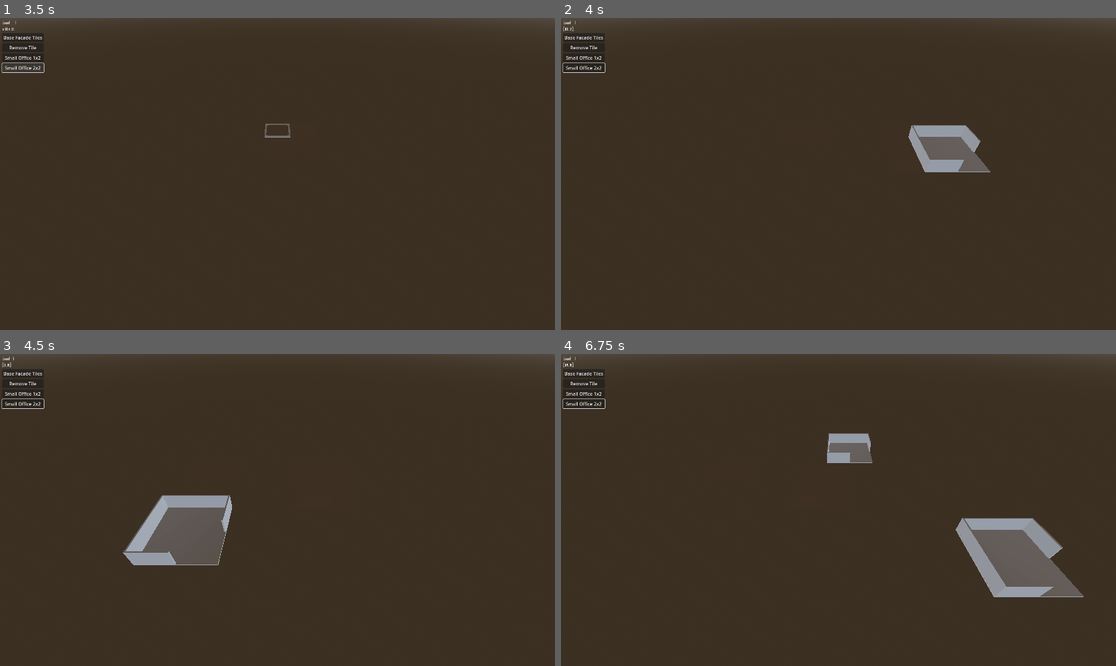
Above: before the commit, frames 1-4 (two rows, left to right).
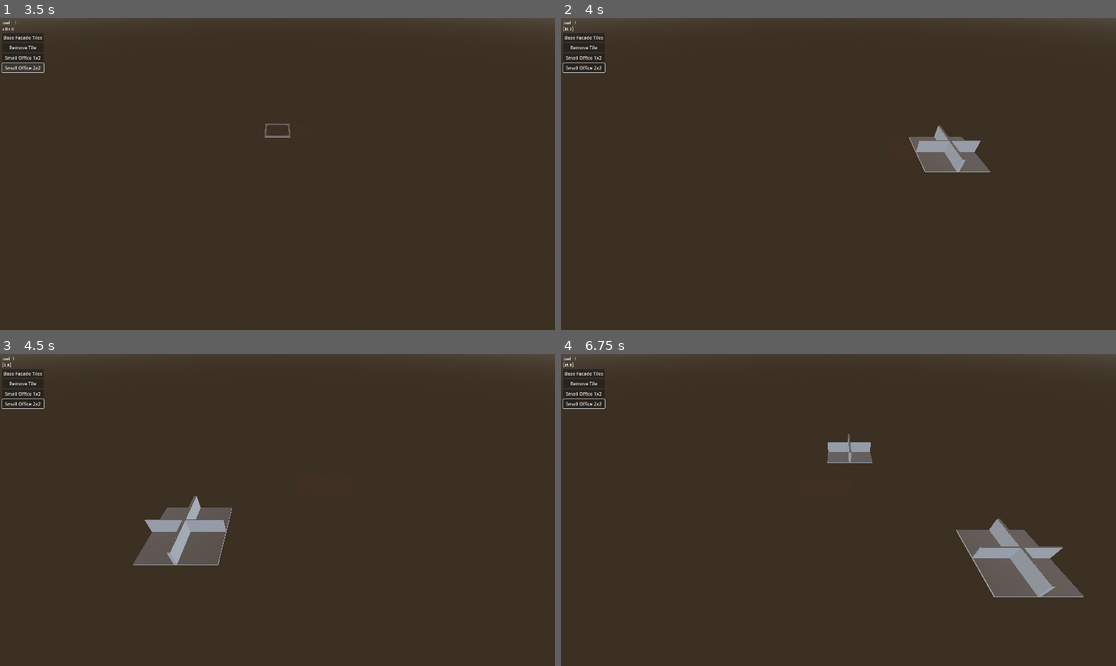
Above: after the commit, the same moments.

Repository: newnoiseworks/TowerStory
Game: Godot game, scene res://Scenes/building/building.tscn
The game is run twice, just before and just after one commit, with the same random seed, the same clock (stepped at 60 frames per second) and the same inputs.
Inputs (mouse positions are in pixels of both pictures, inside the frame that each line leads up to):
- Up to frame 1 (3.5 s): click "Base Facade Tiles" at 0.5 s; click "Remove Tile" at 1.25 s; click "Small Office 1x2" at 2 s; click "Small Office 2x2" at 2.75 s
- Up to frame 2 (4 s): tap Enter at 3.5 s; move the mouse to (960, 158) at 3.52 s; hold D (move_right) from 3.53 s (still down); hold F (facade_swap) from 3.53 s (still down); click (960, 158) at 3.67 s
- Up to frame 3 (4.5 s): release D (move_right) at 4.25 s; release F (facade_swap) at 4.25 s; drag from (166, 525) to (249, 572) at 4.27 s
- Up to frame 4 (6.75 s): tap Space at 5 s; move the mouse to (894, 441) at 5.02 s; hold D (move_right) 5.03-5.75 s; hold Middle mouse button (third_button) 5.03-5.75 s; drag from (810, 572) to (672, 463) at 5.77 s; move the mouse to (1005, 556) at 6.52 s; hold A (move_left) from 6.53 s (still down); tap Mouse wheel down (zoom_out) at 6.6 s

Frame 1 is identical in both runs. In frame 2, 1.1% of the frame differs, in the area x 62-76%, y 34-50%; in frame 3, 1.9%; in frame 4, 2.8%, in the area x 47-91%, y 25-78%.

Commit message:
gets tests passing on hiding and showing walls correctly

Diff:
--- a/utils/floor_data_details.gd
+++ b/utils/floor_data_details.gd
@@ -39,11 +39,10 @@
 	var room_edges = _get_piece_edges(x, z)
 	var floor_piece = _floor_data[x][z]["object"]
 
-	add_edges_to_surrounding_pieces(x, z)
+	for i in range(4):
+		floor_piece.call("add_wall_at_edge", i)
 
-	for i in range(4):
-		# if floor_edges.has(i) and floor_edges[i] == 1 or room_edges.has(i) and room_edges[i] == 0:
-		if floor_edges[i] == 1 or room_edges[i] == 0:
+		if floor_edges[i] == room_edges[i]:
 			floor_piece.call("hide_wall_at_edge", i)
 
 
